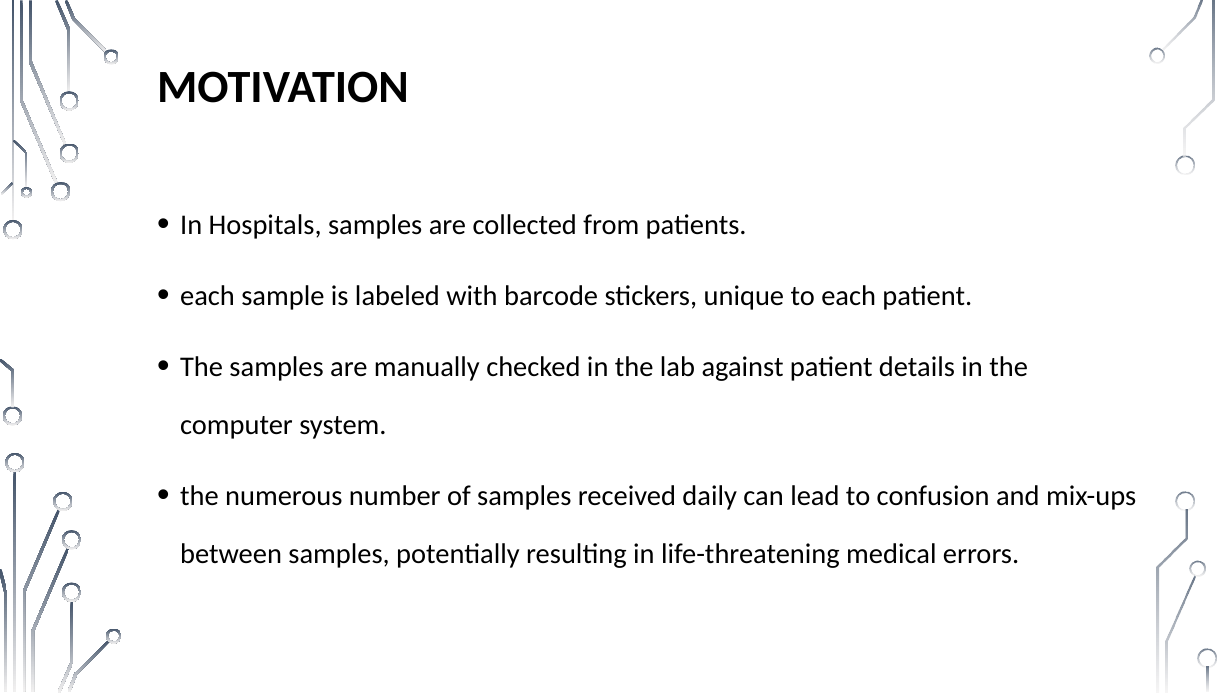
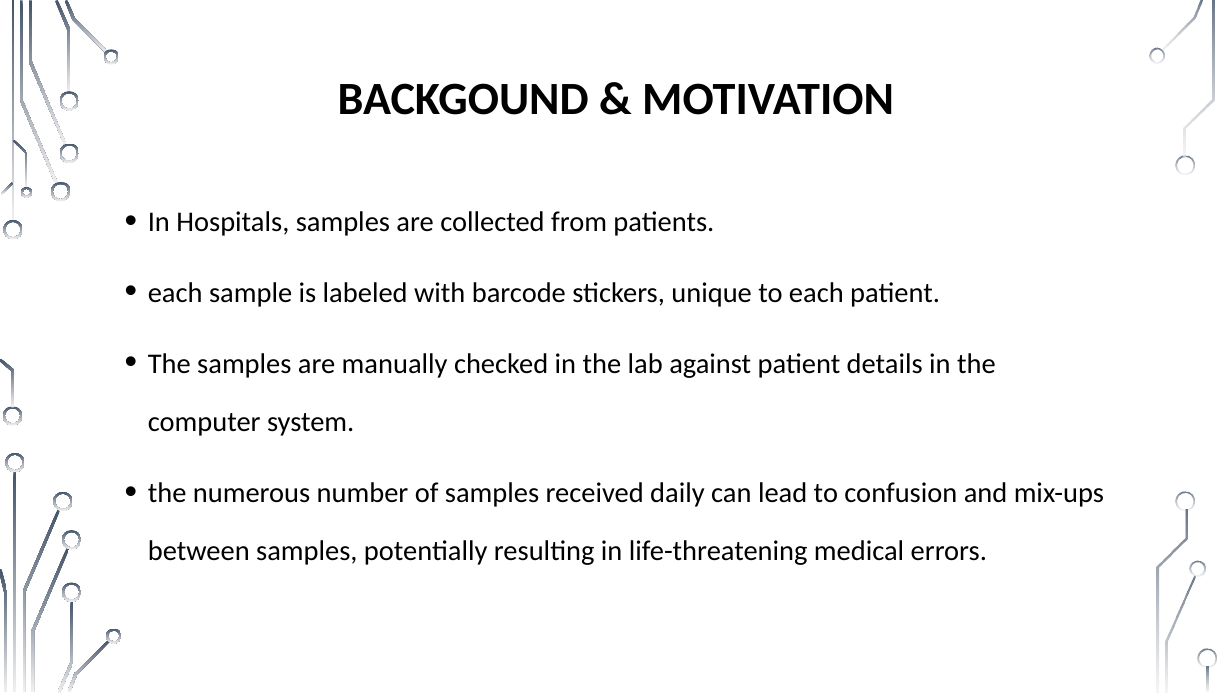
Before and after one commit to muhammad0bi/Technion_044167_E.E._project_A_IOT-Barcode_cheker, a slide deck: slide 2 of Presntations/midterm presentation IOT Barcode checker 7681.pptx. Drawn at 1232x693 pixels with LibreOffice and Linux fonts; fonts in the diff are those of the drawing; background and template pictures are left out. Boxes give left, top, right and bottom in pixels: in the first picture for what was removed or moved away, otherwise in the second. Text is boxed around its words. In the diff, an @@ line names an element or a change of style, - is before the commit and + after.

```diff
--- a/Presntations/midterm presentation IOT Barcode checker 7681.pptx
+++ b/Presntations/midterm presentation IOT Barcode checker 7681.pptx
@@ title at (x1=338, y1=83, x2=894, y2=115): text changed @@
-MOTIVATION
+BACKGOUND & MOTIVATION
@@ text "In Hospitals, samples are collected ..." moved from (x1=180, y1=214, x2=1136, y2=568) to (x1=148, y1=211, x2=1104, y2=565) @@
```
Also in this commit, not shown: 6 other slides changed, 1 slide added, 4 slides removed.
